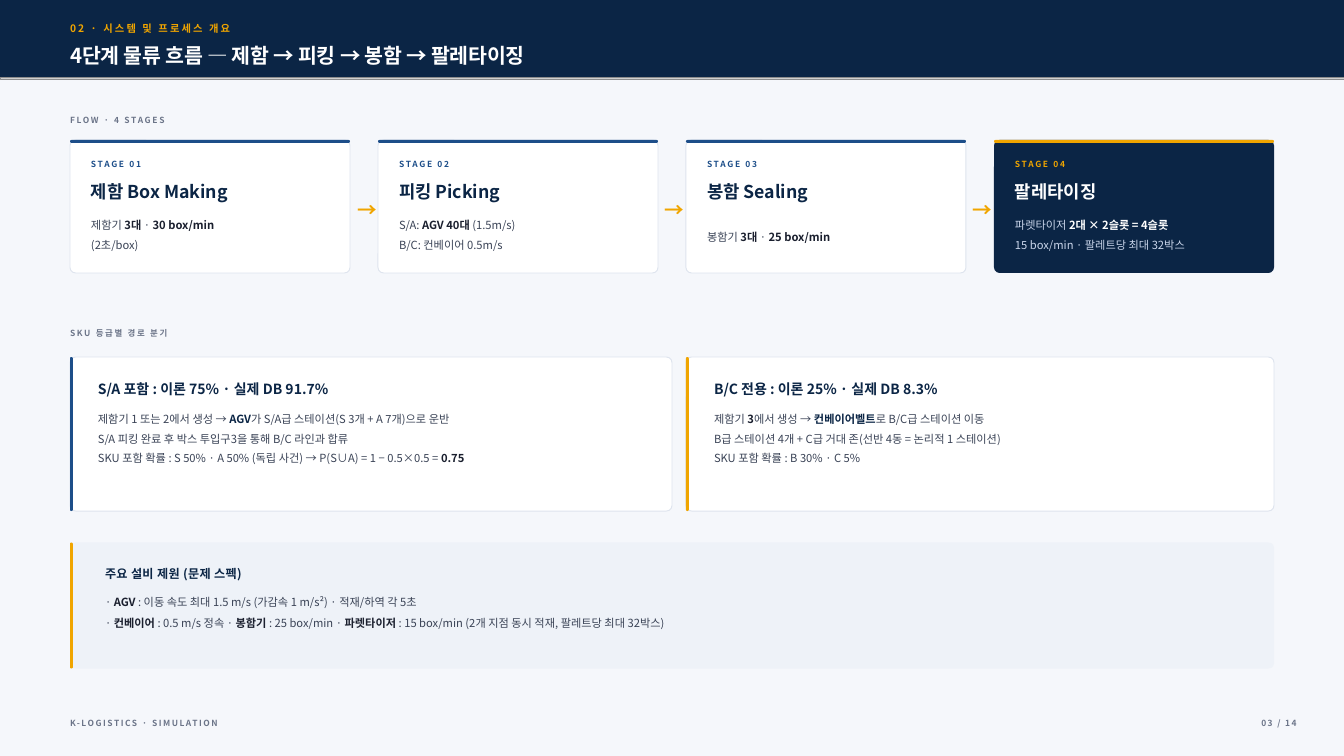
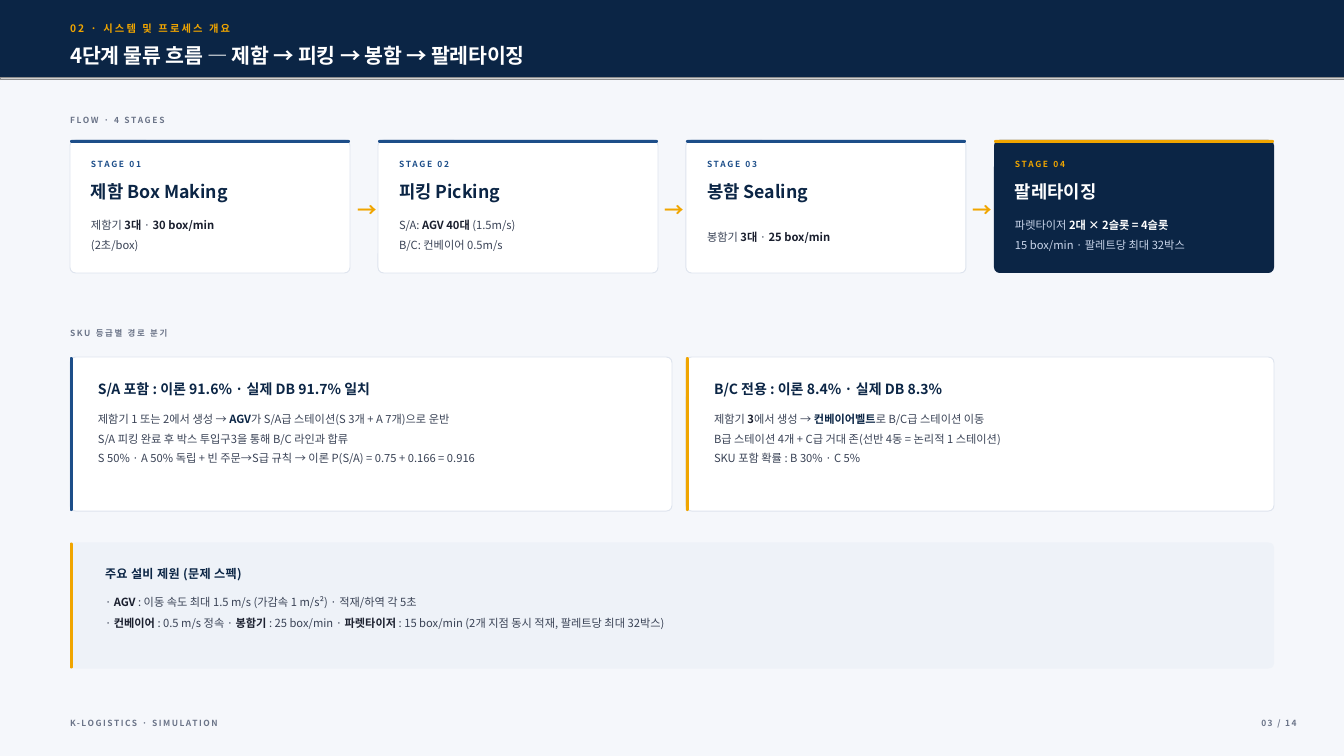
Before and after one commit to cholin3721/simulation_contest2, a slide deck: slide 3 of 피킹_프로세스_효율화_및_생산성_극대화_20260709235709.pptx. Drawn at 1344x756 pixels with LibreOffice and Linux fonts; fonts in the diff are those of the drawing; grey boxes stand for pictures. Boxes give left, top, right and bottom in pixels: in the first picture for what was removed or moved away, otherwise in the second. Text is boxed around its words. In the diff, an @@ line names an element or a change of style, - is before the commit and + after.

Commit message:
문제_수정.pdf 기준 전 산출물 정합성 검증 및 실측값 반영
- 91.7% S/A 비율: 빈 주문→S급 규칙 반영 이론값 91.6%와 일치함을 검증·재서술
- 개선①(제함기 부하 분산) 실측 기준 정직 서술 (제함기2 0%→4.8%, 병목은 하류)
- 재현 실측값 확정: 25대 기준 20팔레트/640박스/4.0hr/3:60, AGV 50%
- 민감도 4수준 실측: 15대 60.0% / 20대 50.0% / 25대 50.0% / 35대 34.3%
- 오탈자·문서 버그 수정 (AS-OS, 표5 단위, 매뉴얼 반복 출력 등)
- 봉함기 라우팅 가정 보고서 1.1절에 문서화
- 모델 결과 패널 텍스트 흰색→검정 (가동률 수치 표시 버그 수정)
- Q&A 보강 (Q2 재작성, Q12-1 신설: 15대 이상 처리량 동일 원인)
- 임시 스크립트·로그 정리, PDF 3종 최신 재출력

```diff
--- a/피킹_프로세스_효율화_및_생산성_극대화_20260709235709.pptx
+++ b/피킹_프로세스_효율화_및_생산성_극대화_20260709235709.pptx
@@ text at box(98, 382, 370, 397): text changed @@
-S/A 포함 : 이론 75% · 실제 DB 91.7%
+S/A 포함 : 이론 91.6% · 실제 DB 91.7% 일치
@@ text at box(714, 382, 943, 397): text changed @@
-B/C 전용 : 이론 25% · 실제 DB 8.3%
+B/C 전용 : 이론 8.4% · 실제 DB 8.3%
@@ text at box(98, 452, 475, 464): text changed @@
-SKU 포함 확률 : S 50% · A 50% (독립 사건) → P(S∪A) = 1 − 0.5×0.5 = 0.75
+S 50% · A 50% 독립 + 빈 주문→S급 규칙 → 이론 P(S/A) = 0.75 + 0.166 = 0.916
```
Also in this commit, not shown: 10 other slides changed, 38 other files.
